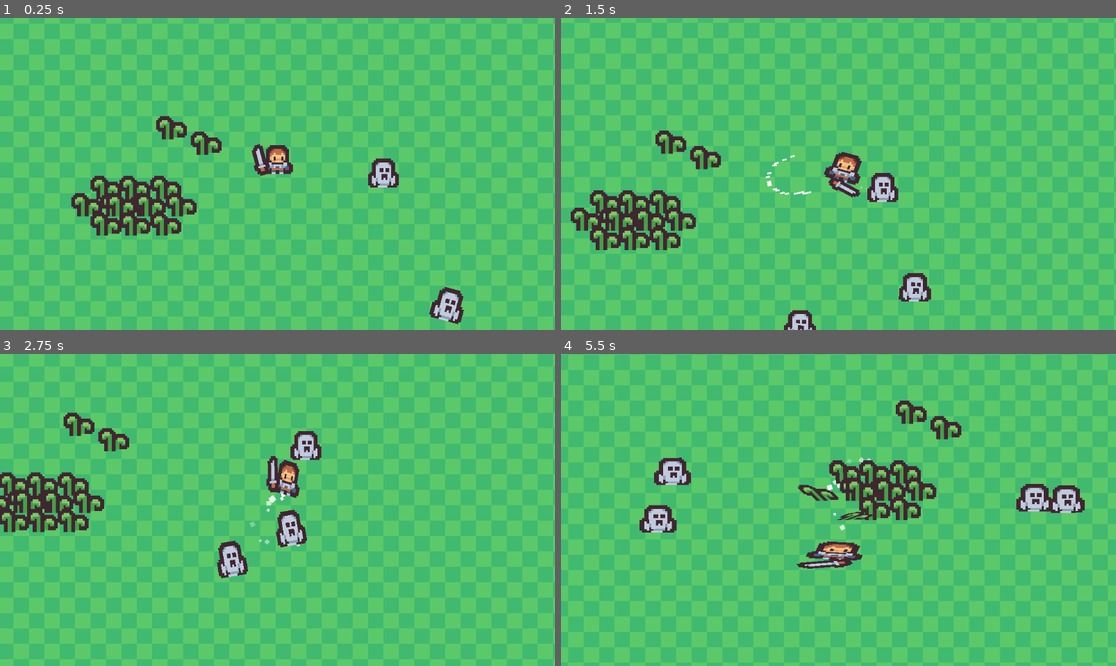
Above: before the commit, frames 1-4 (two rows, left to right).
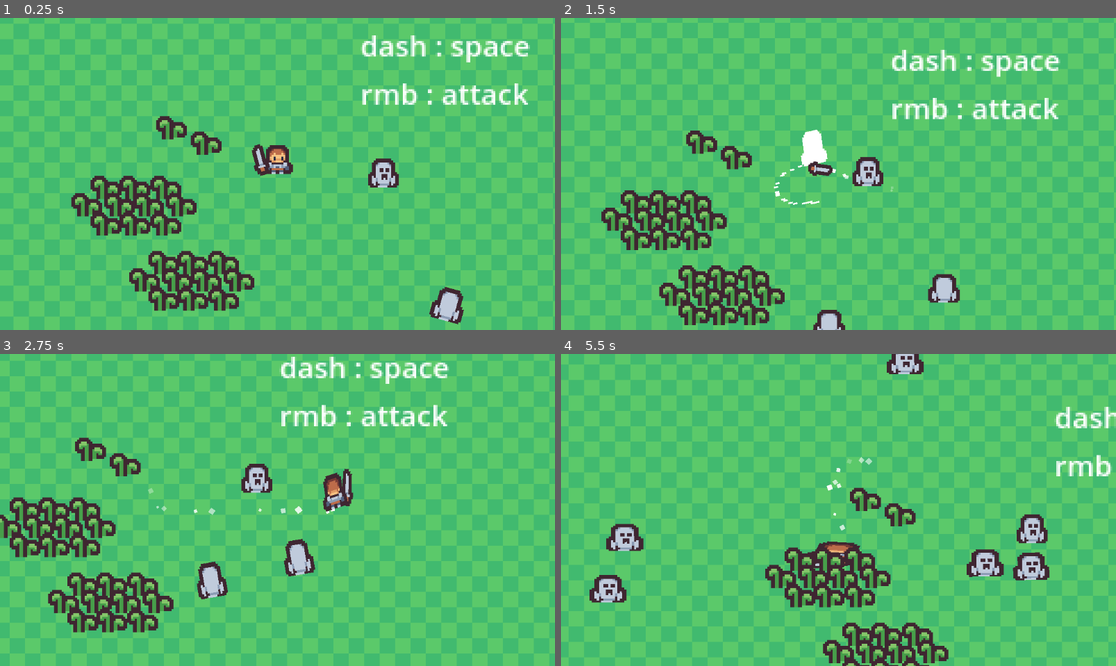
Above: after the commit, the same moments.

Repository: Kyrlio/2D-TopDown-Template
Game: Godot game, scene res://scenes/test_level.tscn
Two runs of this game, one before a commit and one after it. Both use one fixed random seed, a clock stepped at 60 frames per second and the inputs below.
Inputs (mouse positions are in pixels of both pictures, inside the frame that each line leads up to):
- Up to frame 1 (0.25 s): no input
- Up to frame 2 (1.5 s): move the mouse to (960, 158) at 0.52 s; press the mouse at (960, 158) at 0.53 s; hold D (right) 0.53-1.28 s; tap Space (dash) at 0.8, 1.35 s; move the mouse to (727, 189) at 1.27 s; release the mouse at (727, 189) at 1.28 s; hold S (down) from 1.28 s (still down)
- Up to frame 3 (2.75 s): click (166, 525) at 1.55 s; move the mouse to (333, 441) at 2.02 s; release S (down) at 2.03 s; press the mouse at (333, 441) at 2.03 s; hold D (right) from 2.03 s (still down); tap Space (dash) at 2.3 s
- Up to frame 4 (5.5 s): move the mouse to (810, 572) at 2.77 s; release D (right) at 2.78 s; release the mouse at (810, 572) at 2.78 s; hold W (up) 2.78-3.53 s; tap Space (dash) at 2.85, 3.8, 4.35, 5.3 s; click (810, 572) at 3.05 s; move the mouse to (1005, 556) at 3.52 s; press the mouse at (1005, 556) at 3.53 s; hold A (left) 3.53-5.03 s; move the mouse to (672, 463) at 4.27 s; release the mouse at (672, 463) at 4.28 s; click (672, 463) at 4.55 s; move the mouse to (866, 510) at 5.02 s; press the mouse at (866, 510) at 5.03 s; hold S (down) from 5.03 s (still down)

The runs differ from the first frame. In frame 1, 5.2% of the frame differs, in the area x 18-96%, y 5-95%; in frame 2, 12%; in frame 3, 58%; in frame 4, 65%, in the area x 0-100%, y 0-100%.

Commit message:
Added sprite for the back of player and enemy

Diff:
--- a/scenes/enemy.tscn
+++ b/scenes/enemy.tscn
@@ -2,7 +2,7 @@
 
 [ext_resource type="Script" uid="uid://cupjcrlp8i0x7" path="res://scripts/enemy.gd" id="1_md0e3"]
 [ext_resource type="Shader" uid="uid://dpcyeveyw771a" path="res://scripts/damage_flash.gdshader" id="2_4ra3w"]
-[ext_resource type="Texture2D" uid="uid://c22omo5u4svhq" path="res://assets/tile_0121.png" id="2_md0e3"]
+[ext_resource type="Texture2D" uid="uid://b1mfepd4dc438" path="res://assets/entities/tile_0121_both.png" id="3_4ra3w"]
 
 [sub_resource type="ShaderMaterial" id="ShaderMaterial_5uy6h"]
 resource_local_to_scene = true
@@ -145,8 +145,8 @@
 &"walk": SubResource("Animation_xwavj")
 }
 
-[sub_resource type="RectangleShape2D" id="RectangleShape2D_nenq2"]
-size = Vector2(10, 8)
+[sub_resource type="CircleShape2D" id="CircleShape2D_4ra3w"]
+radius = 4.0
 
 [sub_resource type="RectangleShape2D" id="RectangleShape2D_md0e3"]
 size = Vector2(12, 12)
@@ -161,8 +161,9 @@
 [node name="Sprite2D" type="Sprite2D" parent="."]
 texture_filter = 1
 material = SubResource("ShaderMaterial_5uy6h")
-texture = ExtResource("2_md0e3")
+texture = ExtResource("3_4ra3w")
 offset = Vector2(0, -5)
+hframes = 2
 
 [node name="AnimationPlayer" type="AnimationPlayer" parent="Sprite2D"]
 root_node = NodePath("../..")
@@ -171,10 +172,12 @@
 }
 
 [node name="CollisionShape2D" type="CollisionShape2D" parent="."]
-visible = false
 light_mask = 4
-position = Vector2(0, 2)
-shape = SubResource("RectangleShape2D_nenq2")
+visibility_layer = 2
+z_index = 1
+position = Vector2(0, -4)
+shape = SubResource("CircleShape2D_4ra3w")
+debug_color = Color(0.961976, 0, 0.507259, 0.42)
 
 [node name="Area2D" type="Area2D" parent="."]
 light_mask = 4
--- a/scenes/grass.tscn
+++ b/scenes/grass.tscn
@@ -1,7 +1,7 @@
 [gd_scene load_steps=4 format=3 uid="uid://5m4t7qwwcyvd"]
 
 [ext_resource type="Script" uid="uid://do4pdde4uyw4d" path="res://scripts/grass.gd" id="1_yarb5"]
-[ext_resource type="Texture2D" uid="uid://cbq27nmk58kke" path="res://assets/tile_0017.png" id="2_3kunl"]
+[ext_resource type="Texture2D" uid="uid://cbq27nmk58kke" path="res://assets/world/tile_0017.png" id="2_3kunl"]
 
 [sub_resource type="CircleShape2D" id="CircleShape2D_u68v2"]
 radius = 4.0
--- a/scenes/player.tscn
+++ b/scenes/player.tscn
@@ -1,9 +1,9 @@
-[gd_scene load_steps=25 format=3 uid="uid://hwmgqg603fae"]
+[gd_scene load_steps=27 format=3 uid="uid://hwmgqg603fae"]
 
 [ext_resource type="Script" uid="uid://qajblsskt5wv" path="res://scripts/player.gd" id="1_qhqgy"]
 [ext_resource type="Shader" uid="uid://dpcyeveyw771a" path="res://scripts/damage_flash.gdshader" id="2_qlg0r"]
-[ext_resource type="Texture2D" uid="uid://csfdp2aacgjxo" path="res://assets/tile_0098.png" id="3_dqkch"]
-[ext_resource type="Texture2D" uid="uid://gdrwf3aya6km" path="res://assets/tile_0104.png" id="4_dqkch"]
+[ext_resource type="Texture2D" uid="uid://1lcq3is04bv1" path="res://assets/entities/tile_0098_both.png" id="3_dqkch"]
+[ext_resource type="Texture2D" uid="uid://gdrwf3aya6km" path="res://assets/weapons/tile_0104.png" id="4_dqkch"]
 
 [sub_resource type="Curve" id="Curve_qlg0r"]
 _data = [Vector2(0.00531916, 1), 0.0, 0.0, 0, 0, Vector2(1, 0.382023), -1.98034, 0.0, 0, 0]
@@ -106,8 +106,49 @@
 "values": [0.0]
 }
 
-[sub_resource type="Animation" id="Animation_qlg0r"]
-resource_name = "hurt"
+[sub_resource type="Animation" id="Animation_ur7pv"]
+resource_name = "dash"
+length = 0.4
+step = 0.05
+tracks/0/type = "value"
+tracks/0/imported = false
+tracks/0/enabled = true
+tracks/0/path = NodePath(".:scale")
+tracks/0/interp = 1
+tracks/0/loop_wrap = true
+tracks/0/keys = {
+"times": PackedFloat32Array(0, 0.1, 0.35, 0.4),
+"transitions": PackedFloat32Array(1, 0.5, 2, 0.5),
+"update": 0,
+"values": [Vector2(1, 1), Vector2(1.8, 0.6), Vector2(1.8, 0.6), Vector2(1, 1)]
+}
+tracks/1/type = "value"
+tracks/1/imported = false
+tracks/1/enabled = false
+tracks/1/path = NodePath("Sprite2D:material:shader_parameter/flash_value")
+tracks/1/interp = 2
+tracks/1/loop_wrap = true
+tracks/1/keys = {
+"times": PackedFloat32Array(0, 0.1, 0.35, 0.4),
+"transitions": PackedFloat32Array(1, 0.5, 2, 2),
+"update": 0,
+"values": [0.0, 0.2, 0.2, 0.0]
+}
+tracks/2/type = "value"
+tracks/2/imported = false
+tracks/2/enabled = false
+tracks/2/path = NodePath("Sprite2D/Sword:material:shader_parameter/flash_value")
+tracks/2/interp = 2
+tracks/2/loop_wrap = true
+tracks/2/keys = {
+"times": PackedFloat32Array(0, 0.1, 0.35, 0.4),
+"transitions": PackedFloat32Array(1, 0.5, 2, 2),
+"update": 0,
+"values": [0.0, 0.2, 0.2, 0.0]
+}
+
+[sub_resource type="Animation" id="Animation_f1ej7"]
+resource_name = "hurt_left"
 length = 0.2
 step = 0.1
 tracks/0/type = "value"
@@ -120,7 +161,7 @@
 "times": PackedFloat32Array(0, 0.1, 0.2),
 "transitions": PackedFloat32Array(0.5, -2, 0.5),
 "update": 0,
-"values": [Vector2(1, 1), Vector2(0.7, 0.7), Vector2(1, 1)]
+"values": [Vector2(-1, 1), Vector2(-0.7, 0.7), Vector2(-1, 1)]
 }
 tracks/1/type = "value"
 tracks/1/imported = false
@@ -133,6 +174,74 @@
 "transitions": PackedFloat32Array(0.5, 2, 1),
 "update": 0,
 "values": [0.0, 1.0, 0.0]
+}
+
+[sub_resource type="Animation" id="Animation_qlg0r"]
+resource_name = "hurt_right"
+length = 0.2
+step = 0.1
+tracks/0/type = "value"
+tracks/0/imported = false
+tracks/0/enabled = true
+tracks/0/path = NodePath("Sprite2D:scale")
+tracks/0/interp = 2
+tracks/0/loop_wrap = true
+tracks/0/keys = {
+"times": PackedFloat32Array(0, 0.1, 0.2),
+"transitions": PackedFloat32Array(0.5, -2, 0.5),
+"update": 0,
+"values": [Vector2(1, 1), Vector2(0.7, 0.7), Vector2(1, 1)]
+}
+tracks/1/type = "value"
+tracks/1/imported = false
+tracks/1/enabled = true
+tracks/1/path = NodePath("Sprite2D:material:shader_parameter/flash_value")
+tracks/1/interp = 2
+tracks/1/loop_wrap = true
+tracks/1/keys = {
+"times": PackedFloat32Array(0, 0.1, 0.2),
+"transitions": PackedFloat32Array(0.5, 2, 1),
+"update": 0,
+"values": [0.0, 1.0, 0.0]
+}
+
+[sub_resource type="Animation" id="Animation_jej6c"]
+resource_name = "idle"
+tracks/0/type = "value"
+tracks/0/imported = false
+tracks/0/enabled = true
+tracks/0/path = NodePath("Sprite2D:position")
+tracks/0/interp = 1
+tracks/0/loop_wrap = true
+tracks/0/keys = {
+"times": PackedFloat32Array(0),
+"transitions": PackedFloat32Array(1),
+"update": 0,
+"values": [Vector2(0, -3)]
+}
+tracks/1/type = "value"
+tracks/1/imported = false
+tracks/1/enabled = true
+tracks/1/path = NodePath("Sprite2D:rotation")
+tracks/1/interp = 1
+tracks/1/loop_wrap = true
+tracks/1/keys = {
+"times": PackedFloat32Array(0),
+"transitions": PackedFloat32Array(1),
+"update": 0,
+"values": [0.0]
+}
+tracks/2/type = "value"
+tracks/2/imported = false
+tracks/2/enabled = true
+tracks/2/path = NodePath(".:scale")
+tracks/2/interp = 1
+tracks/2/loop_wrap = true
+tracks/2/keys = {
+"times": PackedFloat32Array(0),
+"transitions": PackedFloat32Array(1),
+"update": 0,
+"values": [Vector2(1, 1)]
 }
 
 [sub_resource type="Animation" id="Animation_qhqgy"]
@@ -189,52 +298,13 @@
 "values": [Vector2(1, 1), Vector2(0.8, 1.2), Vector2(1.4, 0.8), Vector2(1, 1)]
 }
 
-[sub_resource type="Animation" id="Animation_ur7pv"]
-resource_name = "dash"
-length = 0.4
-step = 0.05
-tracks/0/type = "value"
-tracks/0/imported = false
-tracks/0/enabled = true
-tracks/0/path = NodePath(".:scale")
-tracks/0/interp = 1
-tracks/0/loop_wrap = true
-tracks/0/keys = {
-"times": PackedFloat32Array(0, 0.1, 0.35, 0.4),
-"transitions": PackedFloat32Array(1, 0.5, 2, 0.5),
-"update": 0,
-"values": [Vector2(1, 1), Vector2(1.8, 0.6), Vector2(1.8, 0.6), Vector2(1, 1)]
-}
-tracks/1/type = "value"
-tracks/1/imported = false
-tracks/1/enabled = false
-tracks/1/path = NodePath("Sprite2D:material:shader_parameter/flash_value")
-tracks/1/interp = 2
-tracks/1/loop_wrap = true
-tracks/1/keys = {
-"times": PackedFloat32Array(0, 0.1, 0.35, 0.4),
-"transitions": PackedFloat32Array(1, 0.5, 2, 2),
-"update": 0,
-"values": [0.0, 0.2, 0.2, 0.0]
-}
-tracks/2/type = "value"
-tracks/2/imported = false
-tracks/2/enabled = false
-tracks/2/path = NodePath("Sprite2D/Sword:material:shader_parameter/flash_value")
-tracks/2/interp = 2
-tracks/2/loop_wrap = true
-tracks/2/keys = {
-"times": PackedFloat32Array(0, 0.1, 0.35, 0.4),
-"transitions": PackedFloat32Array(1, 0.5, 2, 2),
-"update": 0,
-"values": [0.0, 0.2, 0.2, 0.0]
-}
-
 [sub_resource type="AnimationLibrary" id="AnimationLibrary_qlg0r"]
 _data = {
 &"RESET": SubResource("Animation_dqkch"),
 &"dash": SubResource("Animation_ur7pv"),
-&"hurt": SubResource("Animation_qlg0r"),
+&"hurt_left": SubResource("Animation_f1ej7"),
+&"hurt_right": SubResource("Animation_qlg0r"),
+&"idle": SubResource("Animation_jej6c"),
 &"walk": SubResource("Animation_qhqgy")
 }
 
@@ -448,8 +518,9 @@
 &"look_right": SubResource("Animation_3v2ag")
 }
 
-[sub_resource type="RectangleShape2D" id="RectangleShape2D_f1ej7"]
-size = Vector2(8, 3)
+[sub_resource type="CapsuleShape2D" id="CapsuleShape2D_dqkch"]
+radius = 4.0
+height = 10.0
 
 [node name="Player" type="CharacterBody2D"]
 light_mask = 2
@@ -477,6 +548,7 @@
 position = Vector2(0, -3)
 texture = ExtResource("3_dqkch")
 offset = Vector2(0, -5)
+hframes = 2
 
 [node name="Sword" type="Sprite2D" parent="Sprite2D"]
 material = SubResource("ShaderMaterial_dqkch")
@@ -496,8 +568,9 @@
 }
 
 [node name="CollisionShape2D" type="CollisionShape2D" parent="."]
-position = Vector2(0, -1.5)
-shape = SubResource("RectangleShape2D_f1ej7")
+z_index = 1
+position = Vector2(0, -5)
+shape = SubResource("CapsuleShape2D_dqkch")
 
 [node name="Camera2D" type="Camera2D" parent="."]
 zoom = Vector2(4, 4)
--- a/scenes/sword.tscn
+++ b/scenes/sword.tscn
@@ -1,6 +1,6 @@
 [gd_scene load_steps=6 format=3 uid="uid://uwkj5evl1jsg"]
 
-[ext_resource type="Texture2D" uid="uid://dp5ab8fn3hsw5" path="res://assets/sword.png" id="1_ycbs3"]
+[ext_resource type="Texture2D" uid="uid://dp5ab8fn3hsw5" path="res://assets/weapons/sword.png" id="1_ycbs3"]
 
 [sub_resource type="Animation" id="Animation_fjrip"]
 length = 0.001
--- a/scenes/sword_slash.tscn
+++ b/scenes/sword_slash.tscn
@@ -1,7 +1,7 @@
 [gd_scene load_steps=7 format=3 uid="uid://8axtna151dju"]
 
 [ext_resource type="Script" uid="uid://bt6gm18pnqr4p" path="res://scripts/sword_slash.gd" id="1_e3omh"]
-[ext_resource type="Texture2D" uid="uid://dhv4jkpaea51i" path="res://assets/slash.png" id="2_nenib"]
+[ext_resource type="Texture2D" uid="uid://dhv4jkpaea51i" path="res://assets/weapons/slash.png" id="2_nenib"]
 
 [sub_resource type="Animation" id="Animation_yfsmo"]
 length = 0.001
@@ -141,6 +141,7 @@
 size = Vector2(35, 22)
 
 [node name="SwordSlash" type="Node2D"]
+z_index = 1
 script = ExtResource("1_e3omh")
 
 [node name="Sprite2D" type="Sprite2D" parent="."]
--- a/scenes/test_level.tscn
+++ b/scenes/test_level.tscn
@@ -1,9 +1,12 @@
-[gd_scene load_steps=5 format=3 uid="uid://763naix20y55"]
+[gd_scene load_steps=6 format=3 uid="uid://763naix20y55"]
 
-[ext_resource type="Texture2D" uid="uid://dyf12pofcxrsk" path="res://assets/BG.png" id="1_2venv"]
+[ext_resource type="Texture2D" uid="uid://dyf12pofcxrsk" path="res://assets/world/BG.png" id="1_2venv"]
 [ext_resource type="PackedScene" uid="uid://5m4t7qwwcyvd" path="res://scenes/grass.tscn" id="1_x4b8f"]
 [ext_resource type="PackedScene" uid="uid://hwmgqg603fae" path="res://scenes/player.tscn" id="2_j6w7d"]
 [ext_resource type="PackedScene" uid="uid://1krmrwbscl21" path="res://scenes/enemy.tscn" id="3_x4b8f"]
+
+[sub_resource type="LabelSettings" id="LabelSettings_x4b8f"]
+font_size = 15
 
 [node name="TestLevel" type="Node2D"]
 
@@ -14,6 +17,19 @@
 offset_bottom = 664.0
 texture = ExtResource("1_2venv")
 stretch_mode = 1
+
+[node name="Label" type="Label" parent="."]
+y_sort_enabled = true
+texture_filter = 1
+offset_left = 515.0
+offset_top = 224.0
+offset_right = 638.0
+offset_bottom = 287.0
+text = "dash : space
+rmb : attack"
+label_settings = SubResource("LabelSettings_x4b8f")
+horizontal_alignment = 1
+vertical_alignment = 1
 
 [node name="EnvironmentObjects" type="Node2D" parent="."]
 y_sort_enabled = true
@@ -60,7 +76,7 @@
 position = Vector2(452, 300)
 
 [node name="Grass2" parent="EnvironmentObjects/Grasses" instance=ExtResource("1_x4b8f")]
-position = Vector2(421, 332)
+position = Vector2(422, 332)
 
 [node name="Grass3" parent="EnvironmentObjects/Grasses" instance=ExtResource("1_x4b8f")]
 position = Vector2(439, 332)
@@ -70,12 +86,6 @@
 
 [node name="Grass5" parent="EnvironmentObjects/Grasses" instance=ExtResource("1_x4b8f")]
 position = Vector2(415, 323)
-
-[node name="Grass6" parent="EnvironmentObjects/Grasses" instance=ExtResource("1_x4b8f")]
-position = Vector2(405, 332)
-
-[node name="Grass7" parent="EnvironmentObjects/Grasses" instance=ExtResource("1_x4b8f")]
-position = Vector2(423, 332)
 
 [node name="Grass8" parent="EnvironmentObjects/Grasses" instance=ExtResource("1_x4b8f")]
 position = Vector2(415, 342)
@@ -87,7 +97,37 @@
 position = Vector2(390, 332)
 
 [node name="Grass11" parent="EnvironmentObjects/Grasses" instance=ExtResource("1_x4b8f")]
-position = Vector2(408, 332)
+position = Vector2(407, 332)
 
 [node name="Grass12" parent="EnvironmentObjects/Grasses" instance=ExtResource("1_x4b8f")]
 position = Vector2(400, 342)
+
+[node name="Grass6" parent="EnvironmentObjects/Grasses" instance=ExtResource("1_x4b8f")]
+position = Vector2(461, 362)
+
+[node name="Grass7" parent="EnvironmentObjects/Grasses" instance=ExtResource("1_x4b8f")]
+position = Vector2(452, 371)
+
+[node name="Grass15" parent="EnvironmentObjects/Grasses" instance=ExtResource("1_x4b8f")]
+position = Vector2(469, 371)
+
+[node name="Grass16" parent="EnvironmentObjects/Grasses" instance=ExtResource("1_x4b8f")]
+position = Vector2(461, 381)
+
+[node name="Grass17" parent="EnvironmentObjects/Grasses" instance=ExtResource("1_x4b8f")]
+position = Vector2(445, 362)
+
+[node name="Grass18" parent="EnvironmentObjects/Grasses" instance=ExtResource("1_x4b8f")]
+position = Vector2(445, 381)
+
+[node name="Grass19" parent="EnvironmentObjects/Grasses" instance=ExtResource("1_x4b8f")]
+position = Vector2(430, 362)
+
+[node name="Grass20" parent="EnvironmentObjects/Grasses" instance=ExtResource("1_x4b8f")]
+position = Vector2(420, 371)
+
+[node name="Grass21" parent="EnvironmentObjects/Grasses" instance=ExtResource("1_x4b8f")]
+position = Vector2(437, 371)
+
+[node name="Grass22" parent="EnvironmentObjects/Grasses" instance=ExtResource("1_x4b8f")]
+position = Vector2(430, 381)
--- a/scripts/enemy.gd
+++ b/scripts/enemy.gd
@@ -34,6 +34,10 @@
 		var direction = (player_node.global_position - global_position).normalized()
 		velocity = lerp(velocity, direction * speed, 8.5 * delta)
 		$Sprite2D/AnimationPlayer.play("walk")
+		if direction.y < -0.2:
+			$Sprite2D.frame = 1
+		else:
+			$Sprite2D.frame = 0
 
 	move_and_slide()
 
--- a/scripts/player.gd
+++ b/scripts/player.gd
@@ -69,7 +69,6 @@
 		animation_player.speed_scale =  animation_length / dash_duration
 		#print("dash duration: ", dash_duration, " | animation length: ", animation_length, " | animation speed scale: ", animation_player.speed_scale)
 
-
 	update_look()
 	dash(delta)
 	move_and_slide()
@@ -111,7 +110,8 @@
 		run_particles.emitting = false
 		animation_player.speed_scale = 0.75
 		if not is_hurt:
-			animation_player.stop()
+			animation_player.play("idle")
+			#animation_player.stop()
 
 	var velocity_weight_x: float = 1.0 - exp( -(ACCELERATION if input.x else FRICTION) * delta)
 	velocity.x = lerp(velocity.x, input.x * MAX_SPEED, velocity_weight_x)
@@ -121,12 +121,22 @@
 
 
 func update_look():
+	#print(current_look_dir, " | ", get_global_mouse_position().x, " | ", global_position.x)
 	if current_look_dir == "right" and get_global_mouse_position().x < global_position.x:
 		flip_anim.play("look_left")
 		current_look_dir = "left"
 	elif current_look_dir == "left" and get_global_mouse_position().x > global_position.x:
 		flip_anim.play("look_right")
 		current_look_dir = "right"
+
+	#print(get_global_mouse_position().y, " | ", global_position.y - 10)
+
+	if get_global_mouse_position().y > (global_position.y - 20):
+		$Sprite2D/Sword.show_behind_parent = false
+		$Sprite2D.frame = 0
+	else:
+		$Sprite2D/Sword.show_behind_parent = true
+		$Sprite2D.frame = 1
 
 
 const sword_slash_preload = preload("res://scenes/sword_slash.tscn")
@@ -163,13 +173,19 @@
 			queue_free()
 
 		is_hurt = true
-		animation_player.play("hurt")
+
+		# Play correct animation
+		if current_look_dir == "right":
+			animation_player.play("hurt_right")
+		elif current_look_dir == "left":
+			animation_player.play("hurt_left")
 	else:
 		return
 
 
 func _on_animation_player_animation_finished(anim_name: StringName) -> void:
 	match anim_name:
-		"hurt": is_hurt = false
+		"hurt_right": is_hurt = false
+		"hurt_left": is_hurt = false
 		"dash": not_dashing()
 		_: return
--- a/scripts/sword_slash.gd
+++ b/scripts/sword_slash.gd
@@ -1,4 +1,5 @@
 extends Node2D
+class_name WeaponSlash
 
 var weapon_damage: float = 1.0
 @export var knockback_force: float = 50.0
@@ -19,3 +20,6 @@
 		body.take_damage(weapon_damage)
 		var knockback_direction = (body.global_position - global_position).normalized()
 		body.apply_knockback(knockback_direction, knockback_force, knockback_duration)
+
+func get_area_2d() -> Area2D:
+	return $Area2D
Renamed: assets/tile_0098.png -> assets/entities/tile_0098.png
Binary file added: assets/entities/tile_0098_both.png
Renamed: assets/tile_0121.png -> assets/entities/tile_0121.png
Binary file added: assets/entities/tile_0121_both.png
Renamed: assets/slash.png -> assets/weapons/slash.png
Renamed: assets/sword.png -> assets/weapons/sword.png
Renamed: assets/tile_0104.png -> assets/weapons/tile_0104.png
Renamed: assets/tile_0106.png -> assets/weapons/tile_0106.png
Renamed: assets/BG.png -> assets/world/BG.png
Renamed: assets/tile_0017.png -> assets/world/tile_0017.png
Not shown, added: builds/2DTopDownMeleeSword
Not shown, added: builds/2DTopDownMeleeSword.zip
